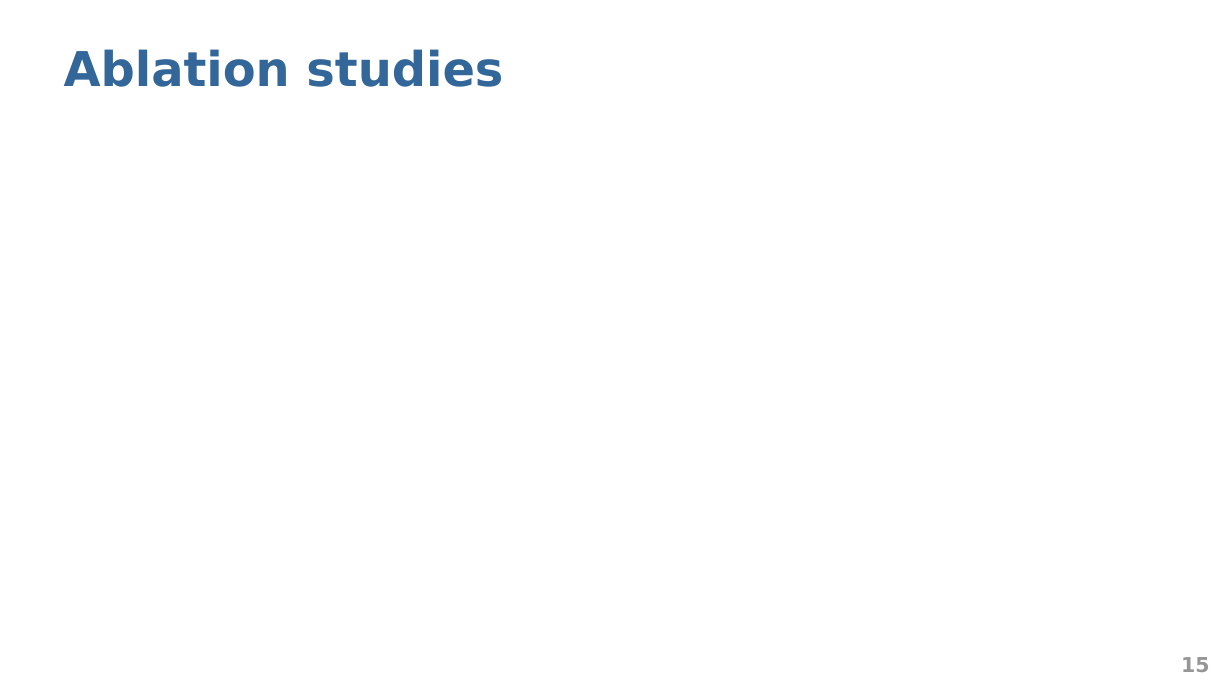
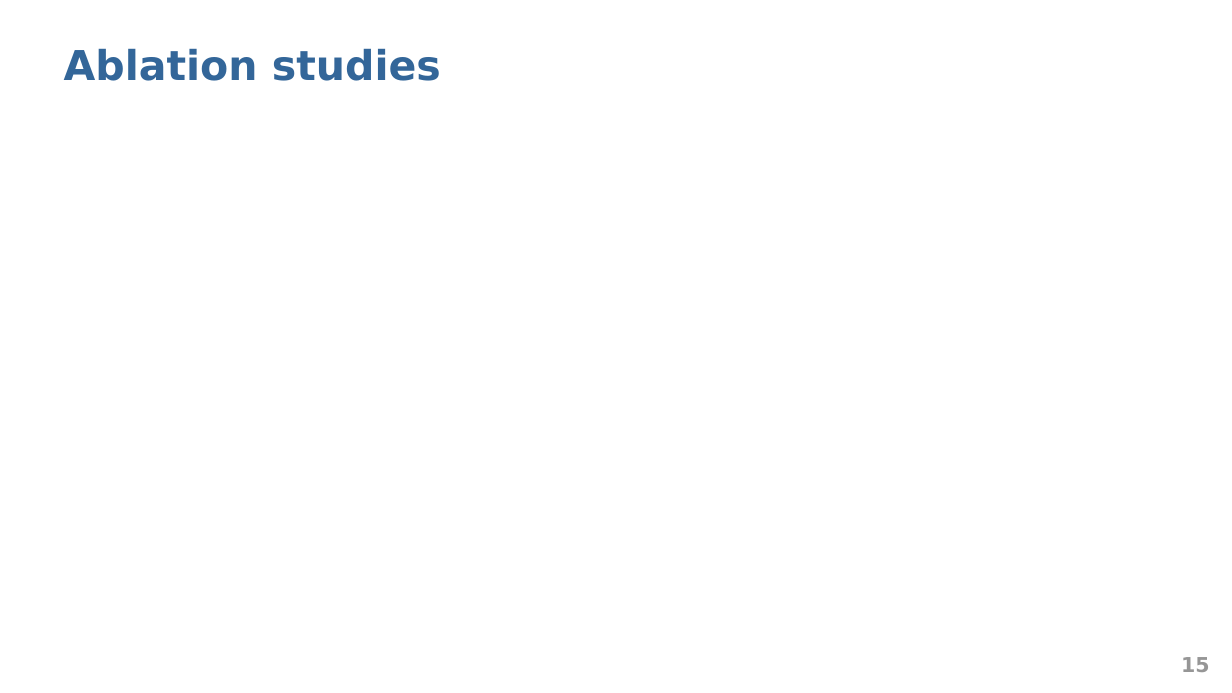
Before and after one commit to abduskhazi/deep-reinforcement-learning-seminar, a slide deck: slide 15 of presentation.pptx. Drawn at 1232x693 pixels with LibreOffice and Linux fonts; fonts in the diff are those of the drawing. Boxes give left, top, right and bottom in pixels: in the first picture for what was removed or moved away, otherwise in the second. Text is boxed around its words. In the diff, an @@ line names an element or a change of style, - is before the commit and + after.

```diff
--- a/presentation.pptx
+++ b/presentation.pptx
@@ title "Ablation studies" at <box>64,48,441,81</box>: size 28 to 24 pt @@
```
Also in this commit, not shown: 2 other slides changed.
